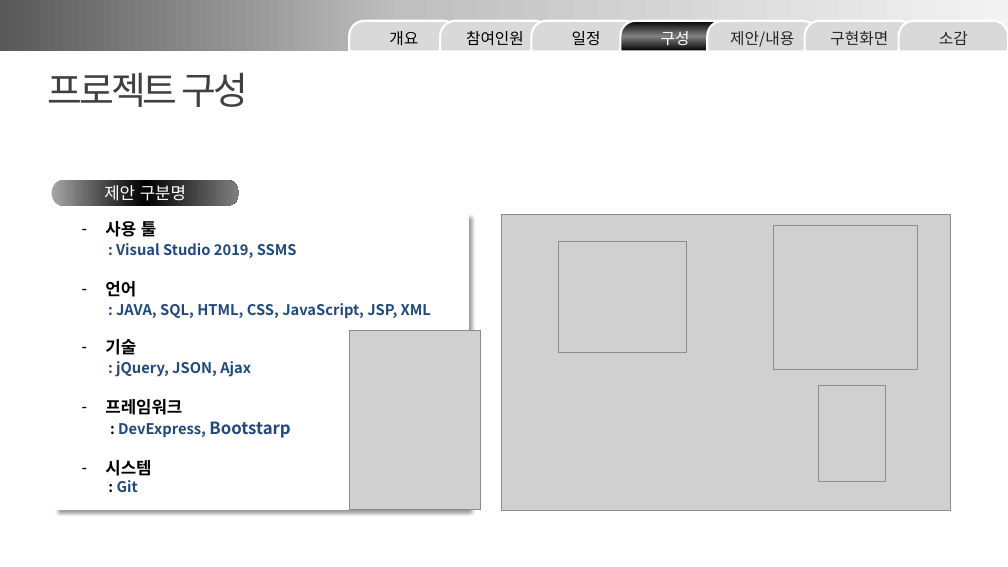
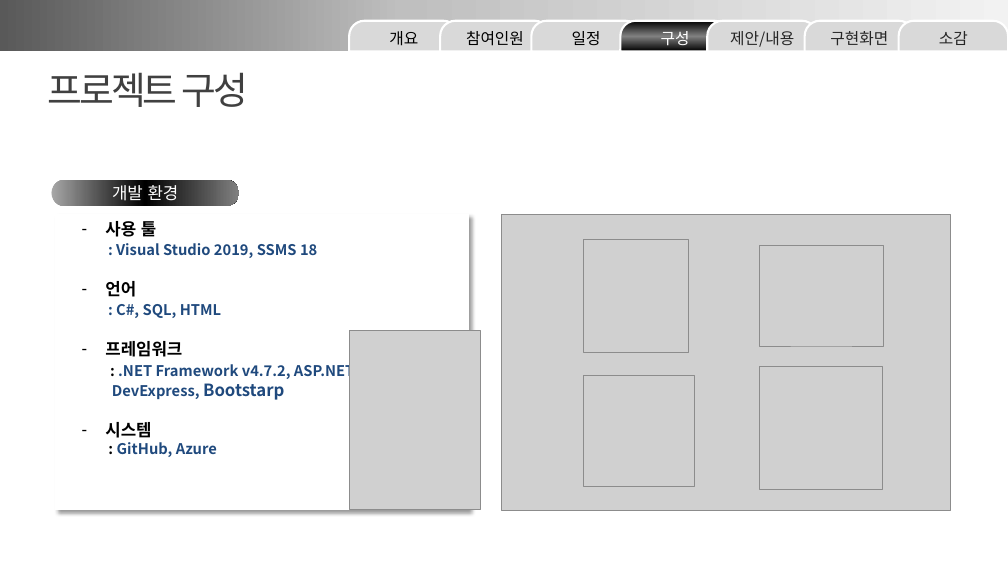
Before and after one commit to YJY1512/GoodeeTeamProject2, a slide deck: slide 6 of 구디아카데미_프로젝트_PPT_샘플(C#).pptx. Drawn at 1008x567 pixels with LibreOffice and Linux fonts; fonts in the diff are those of the drawing; grey boxes stand for pictures. Boxes give left, top, right and bottom in pixels: in the first picture for what was removed or moved away, otherwise in the second. Text is boxed around its words. In the diff, an @@ line names an element or a change of style, - is before the commit and + after.

Commit message:
ppt, Web

```diff
--- a/구디아카데미_프로젝트_PPT_샘플(C#).pptx
+++ b/구디아카데미_프로젝트_PPT_샘플(C#).pptx
@@ text in rounded rectangle at (x1=112, y1=182, x2=179, y2=204): text changed @@
-제안 구분명
+개발 환경
@@ picture removed at (x1=774, y1=225, x2=917, y2=369) @@
@@ text at (x1=116, y1=243, x2=317, y2=258): text changed @@
-: Visual Studio 2019, SSMS
+: Visual Studio 2019, SSMS 18
@@ picture resized from (x1=559, y1=241, x2=687, y2=352) to (x1=584, y1=240, x2=689, y2=352) @@
@@ picture added at (x1=760, y1=246, x2=883, y2=346) @@
@@ text at (x1=105, y1=304, x2=357, y2=400): text changed @@
-: JAVA, SQL, HTML, CSS, JavaScript, JSP, XML
-– 기술
-: jQuery, JSON, Ajax
-– 프레임워크
-  : DevExpress, Bootstarp
+: C#, SQL, HTML
+– 프레임워크
+  : .NET Framework v4.7.2, ASP.NET,
+DevExpress, Bootstarp
@@ picture added at (x1=584, y1=375, x2=695, y2=486) @@
@@ picture added at (x1=760, y1=367, x2=883, y2=490) @@
@@ picture removed at (x1=819, y1=385, x2=885, y2=482) @@
@@ text at (x1=117, y1=442, x2=217, y2=457): text changed @@
-: Git
+: GitHub, Azure
```
Also in this commit, not shown: 1 other slide changed, 1 slide added, 5 other files.
